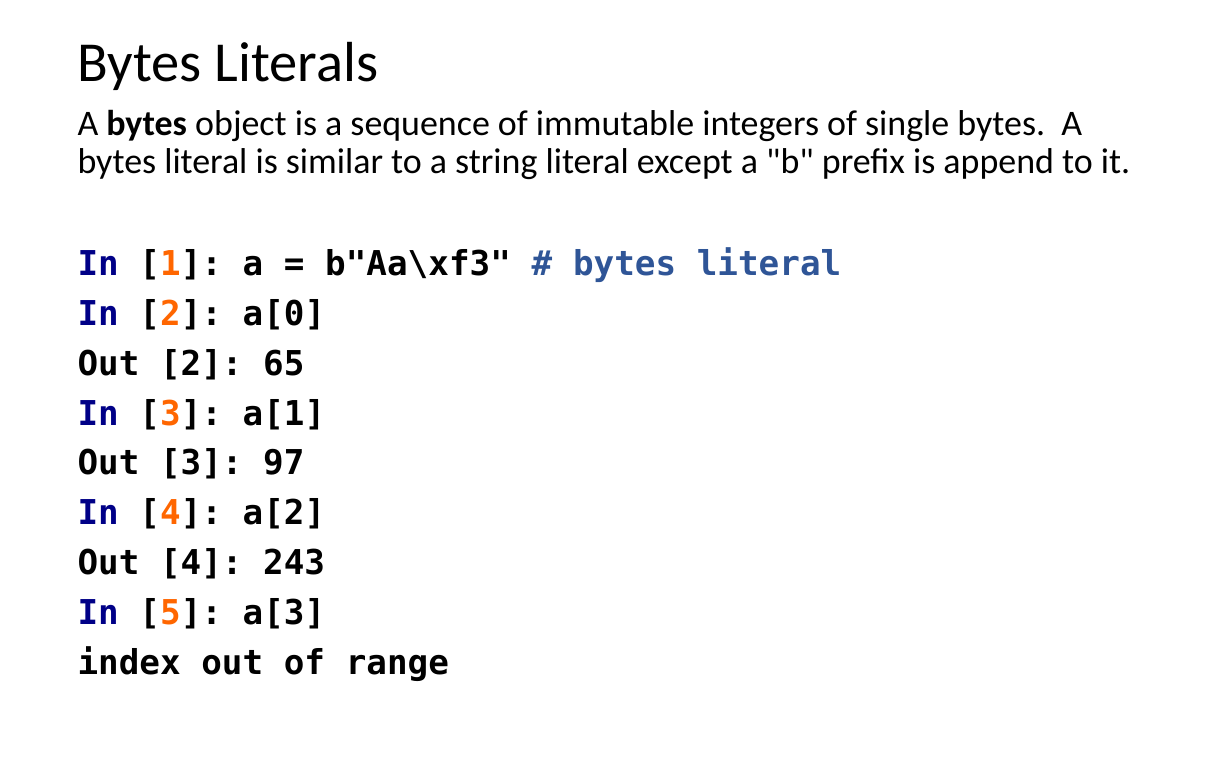
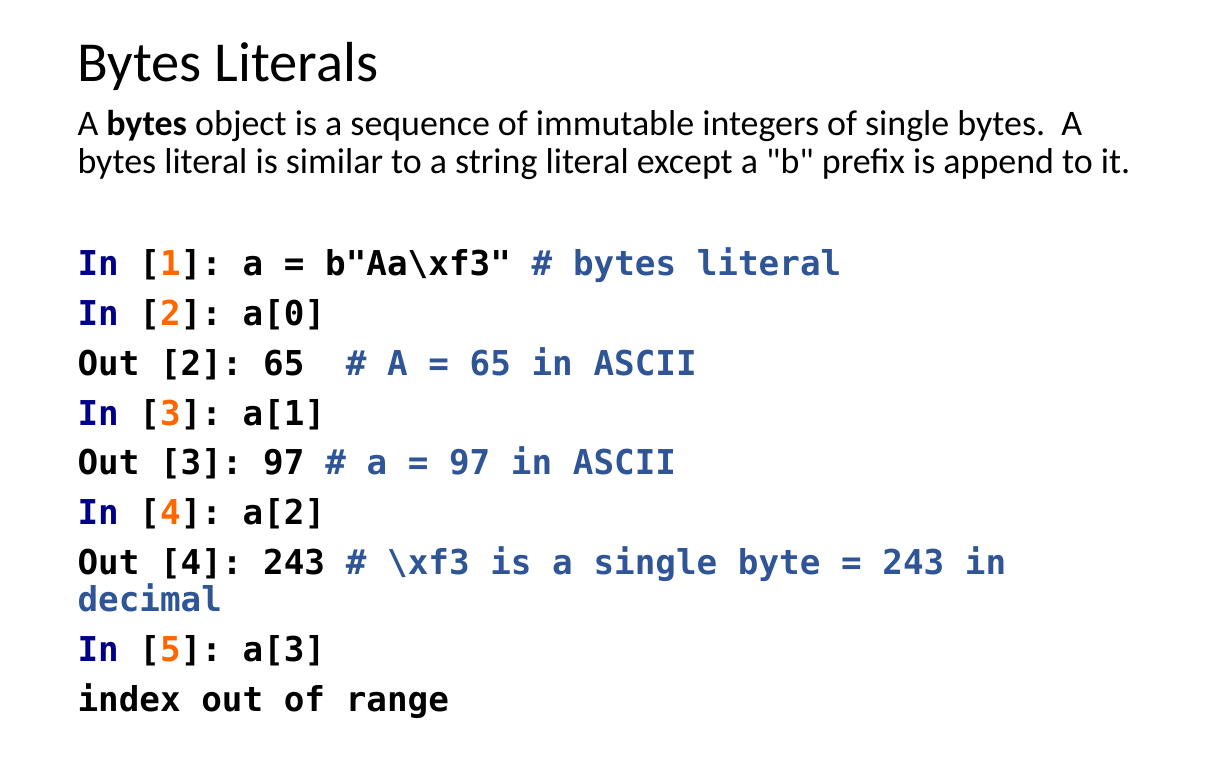
Before and after one commit to LongBaoNguyen/longbaonguyen.github.io, a slide deck: slide 8 of courses/apcsp/lect13.pptx. Drawn at 1232x770 pixels with LibreOffice and Linux fonts; fonts in the diff are those of the drawing. Boxes give left, top, right and bottom in pixels: in the first picture for what was removed or moved away, otherwise in the second. Text is boxed around its words. In the diff, an @@ line names an element or a change of style, - is before the commit and + after.

```diff
--- a/courses/apcsp/lect13.pptx
+++ b/courses/apcsp/lect13.pptx
@@ text at <box>78,348,697,380</box>: text changed; text colour #000000 to #2F5597 @@
-Out [2]: 65
+Out [2]: 65 # A = 65 in ASCII
@@ text at <box>78,447,676,479</box>: text changed; text colour #000000 to #2F5597 @@
-Out [3]: 97
+Out [3]: 97 # a = 97 in ASCII
@@ text at <box>78,547,1006,612</box>: text changed; text colour #000000 to #2F5597 @@
-Out [4]: 243
+Out [4]: 243 # \xf3 is a single byte = 243 in decimal
```
Also in this commit, not shown: 7 other slides changed, 2 slides added, 6 other files.
